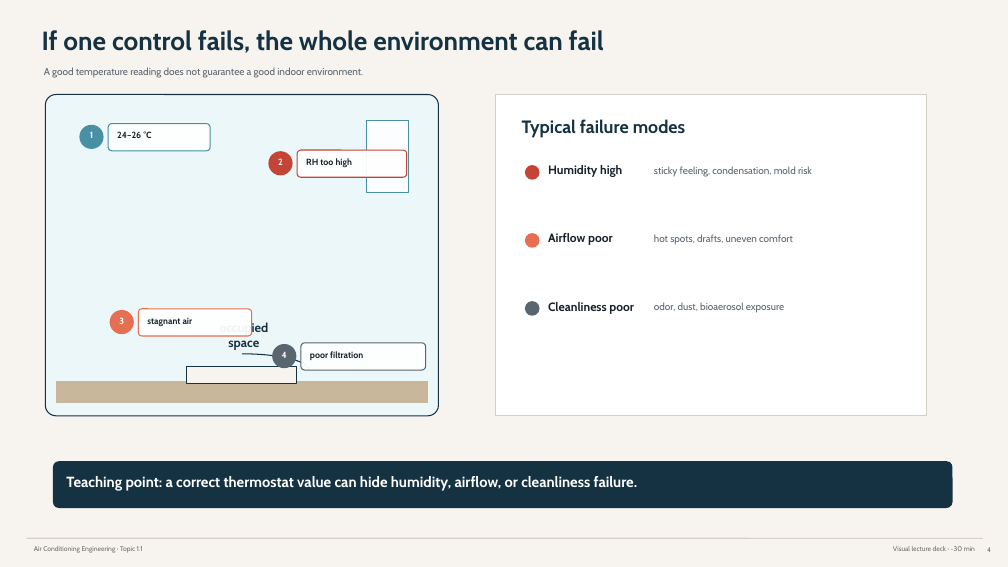
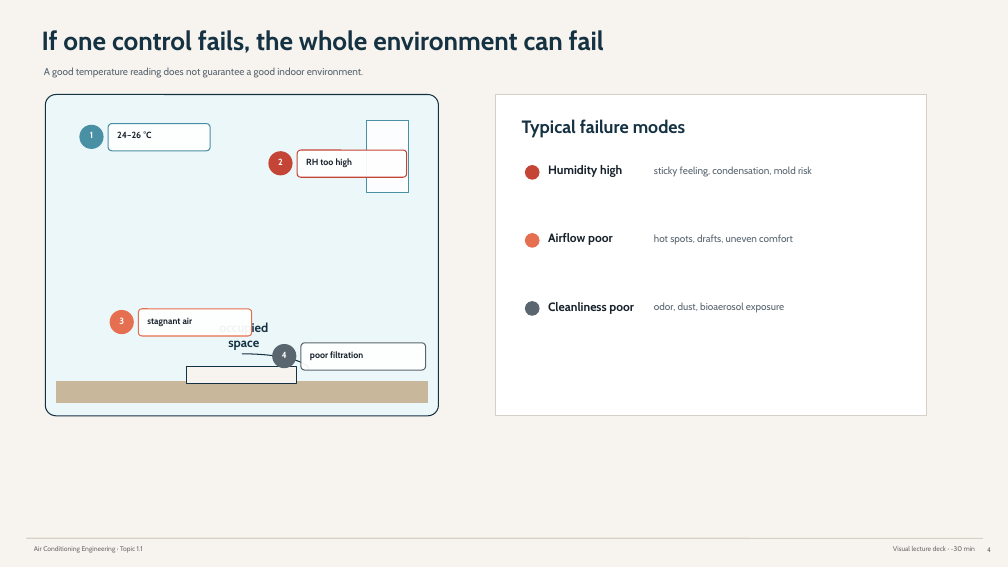
Before and after one commit to Piakman/Piakman, a slide deck: slide 4 of 05_Outputs/Air Conditioning/English Slides/Air Con Chapter 1 Topic 1.1 - Visual Lecture Deck.pptx. Drawn at 1008x567 pixels with LibreOffice and Linux fonts; fonts in the diff are those of the drawing. Boxes give left, top, right and bottom in pixels: in the first picture for what was removed or moved away, otherwise in the second. Text is boxed around its words. In the diff, an @@ line names an element or a change of style, - is before the commit and + after.

```diff
--- a/05_Outputs/Air Conditioning/English Slides/Air Con Chapter 1 Topic 1.1 - Visual Lecture Deck.pptx
+++ b/05_Outputs/Air Conditioning/English Slides/Air Con Chapter 1 Topic 1.1 - Visual Lecture Deck.pptx
@@ rounded rectangle removed at [53,461,953,508] @@
@@ text removed at [66,476,638,491] @@
-Teaching point: a correct thermostat value can hide humidity, airflow, or cleanliness failure.
```
Also in this commit, not shown: 10 other slides changed, 1 other file.
